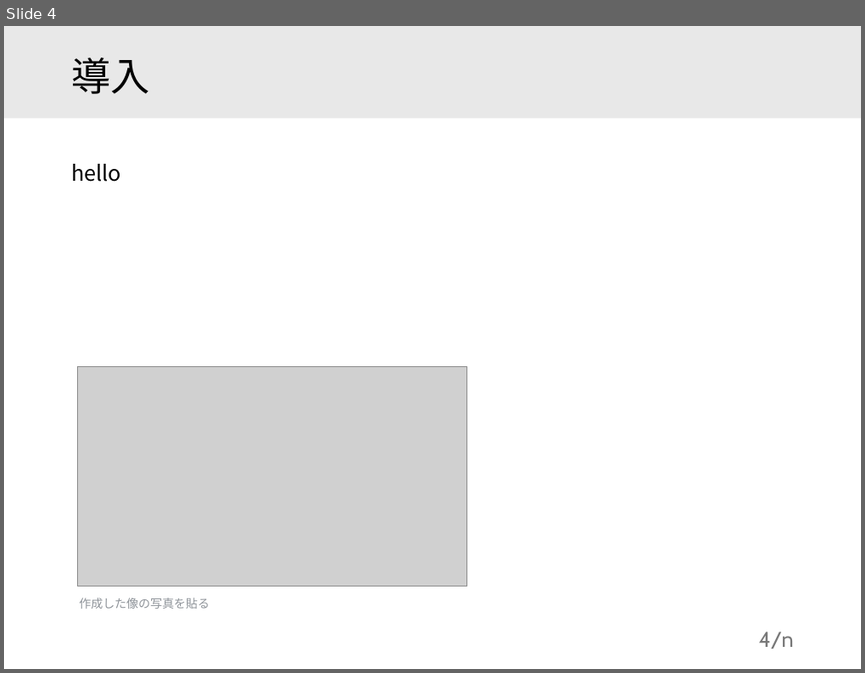
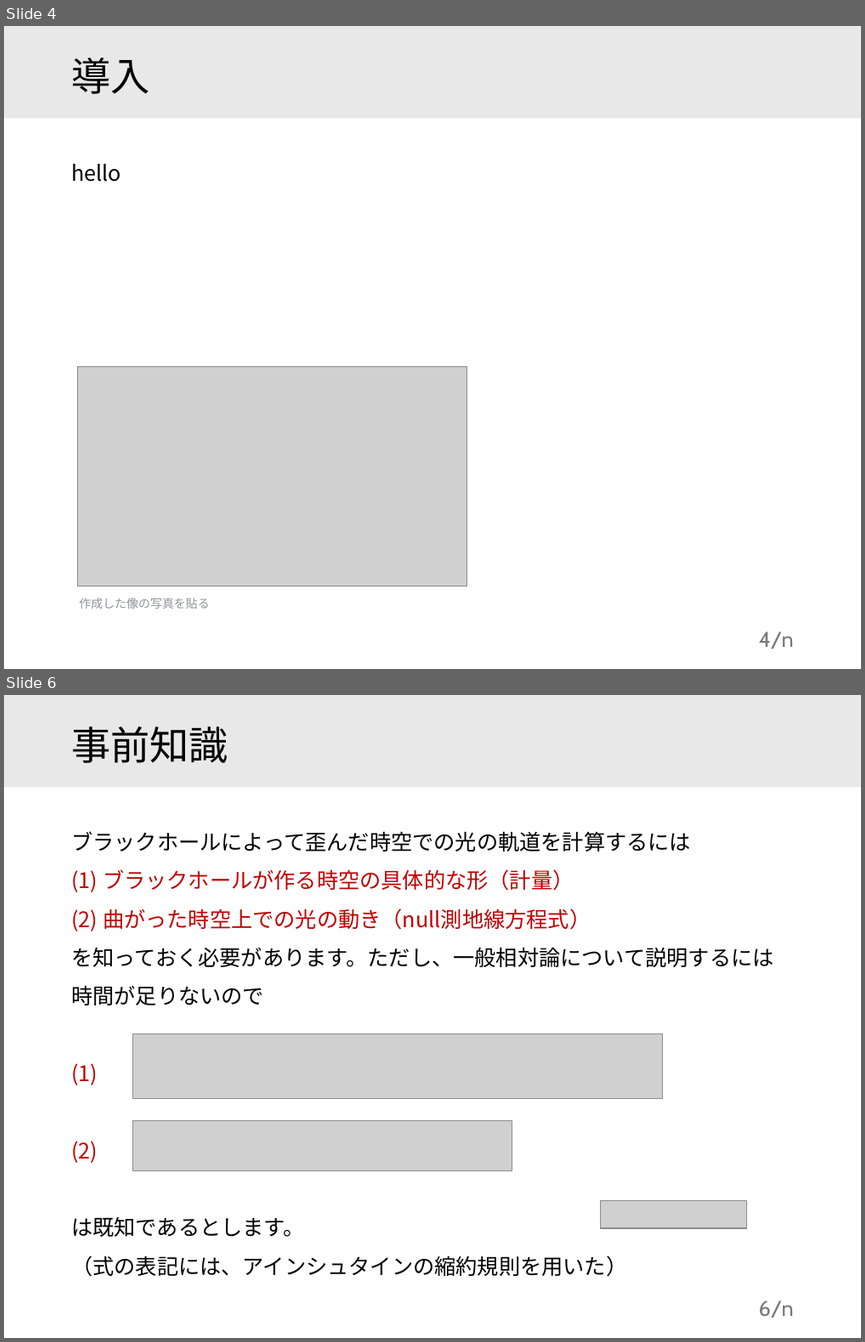
Before and after one commit to motoki-omamiuda/gakushuin, a slide deck: docs/大輪講.pptx. Shown one above the other, each under a label of ours: slide 4 before the commit, slides 4 and 6 after it; the slides between them are not shown. The pictures are 865x673 and 865x1342 pixels, drawn with LibreOffice and Linux fonts; fonts in the diff are those of the drawing; grey boxes stand for pictures. Boxes give left, top, right and bottom in pixels: in the first picture for what was removed or moved away, otherwise in the second. Text is boxed around its words. In the diff, an @@ line names an element or a change of style, - is before the commit and + after.

```diff
--- a/docs/大輪講.pptx
+++ b/docs/大輪講.pptx
@@ slide 6 added at bbox=[4, 695, 861, 1338], background #FFFFFF @@
@@ rectangle added at bbox=[4, 695, 861, 788], fill #E8E8E8 @@
@@ title added at bbox=[71, 726, 228, 763], 33 pt, text #000000 @@
+事前知識
@@ text added at bbox=[71, 831, 773, 1276], 18 pt, text #000000 @@
+ブラックホールによって歪んだ時空での光の軌道を計算するには
+(1) ブラックホールが作る時空の具体的な形（計量）
+(2) 曲がった時空上での光の動き（null測地線方程式）
+を知っておく必要があります。ただし、一般相対論について説明するには時間が足りないので
+(1)
+(2)
+は既知であるとします。
+（式の表記には、アインシュタインの縮約規則を用いた）
@@ picture added at bbox=[133, 1033, 663, 1098] @@
@@ picture added at bbox=[133, 1120, 512, 1170] @@
@@ picture added at bbox=[601, 1201, 747, 1228] @@
@@ page number added at bbox=[759, 1300, 794, 1317], 18 pt, text #797979 @@
+6/n
```
Also in this commit, not shown: 4 slides changed, 1 other slide added, 1 slide removed, 5 other files.
